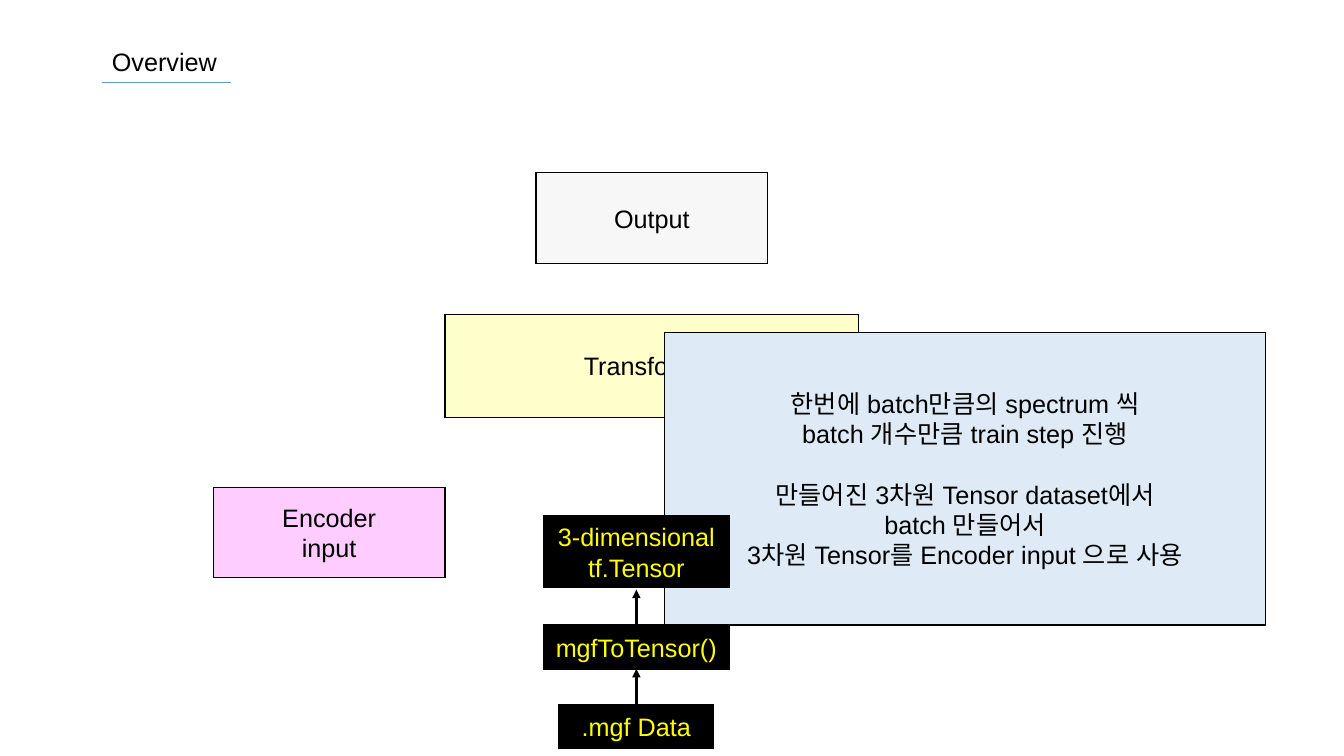
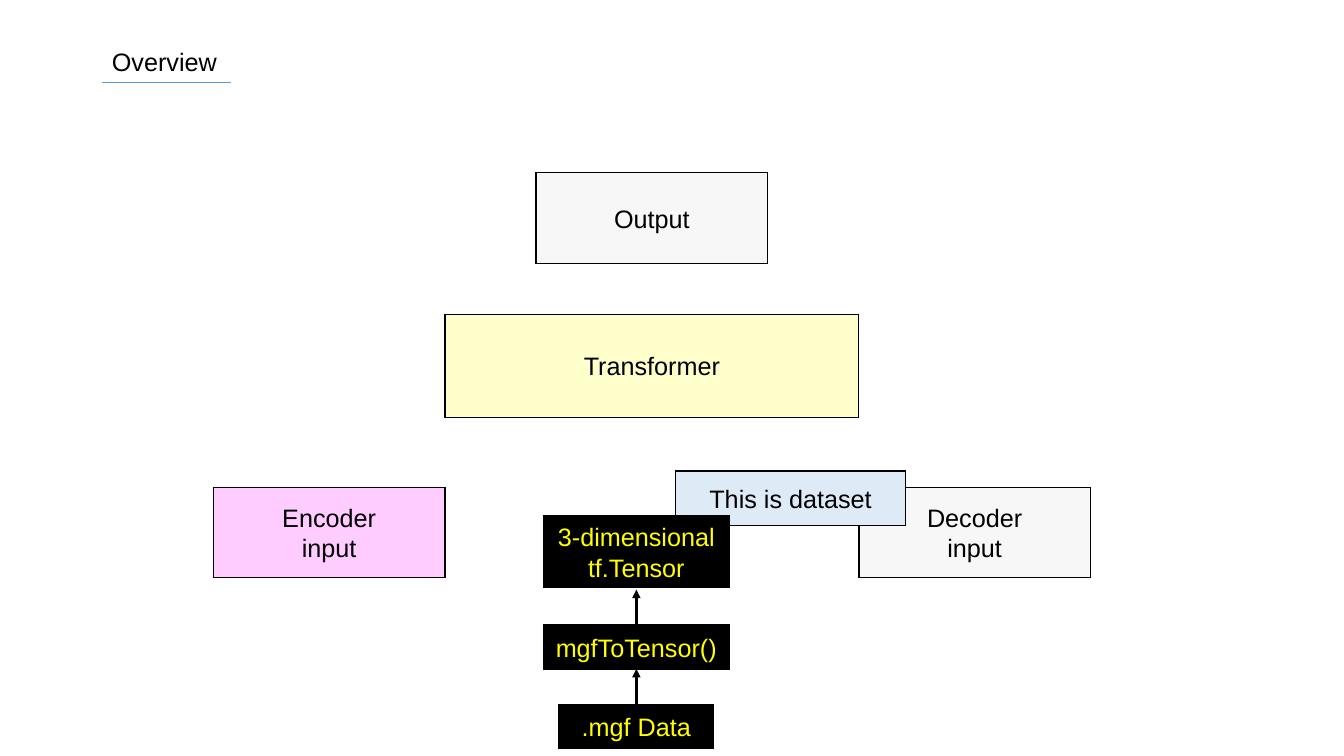
Before and after one commit to SiLviASizZ/HYU_2022, a slide deck: slide 6 of gradproj/Project/presentation/abstract_structure_on_transformer_based_ms_ms_spectrum_refining_model.pptx. Drawn at 1344x756 pixels with LibreOffice and Linux fonts; fonts in the diff are those of the drawing. Boxes give left, top, right and bottom in pixels: in the first picture for what was removed or moved away, otherwise in the second. Text is boxed around its words. In the diff, an @@ line names an element or a change of style, - is before the commit and + after.

```diff
--- a/gradproj/Project/presentation/abstract_structure_on_transformer_based_ms_ms_spectrum_refining_model.pptx
+++ b/gradproj/Project/presentation/abstract_structure_on_transformer_based_ms_ms_spectrum_refining_model.pptx
@@ rectangle removed at (664,333,1265,625) @@
-한번에 batch만큼의 spectrum 씩
-batch 개수만큼 train step 진행
-만들어진 3차원 Tensor dataset에서
-batch 만들어서
-3차원 Tensor를 Encoder input 으로 사용
@@ rectangle added at (676,471,905,525), fill #DEEBF7, outline #000000 1 pt, 18 pt, text #000000 @@
+This is dataset
@@ rectangle added at (859,487,1091,578), fill #D9D9D9 at 20% opacity, outline #000000 1 pt, 18 pt, text #000000 @@
+Decoder
+input
```
Also in this commit, not shown: 2 other slides changed, 2 slides added, 5 other files.
